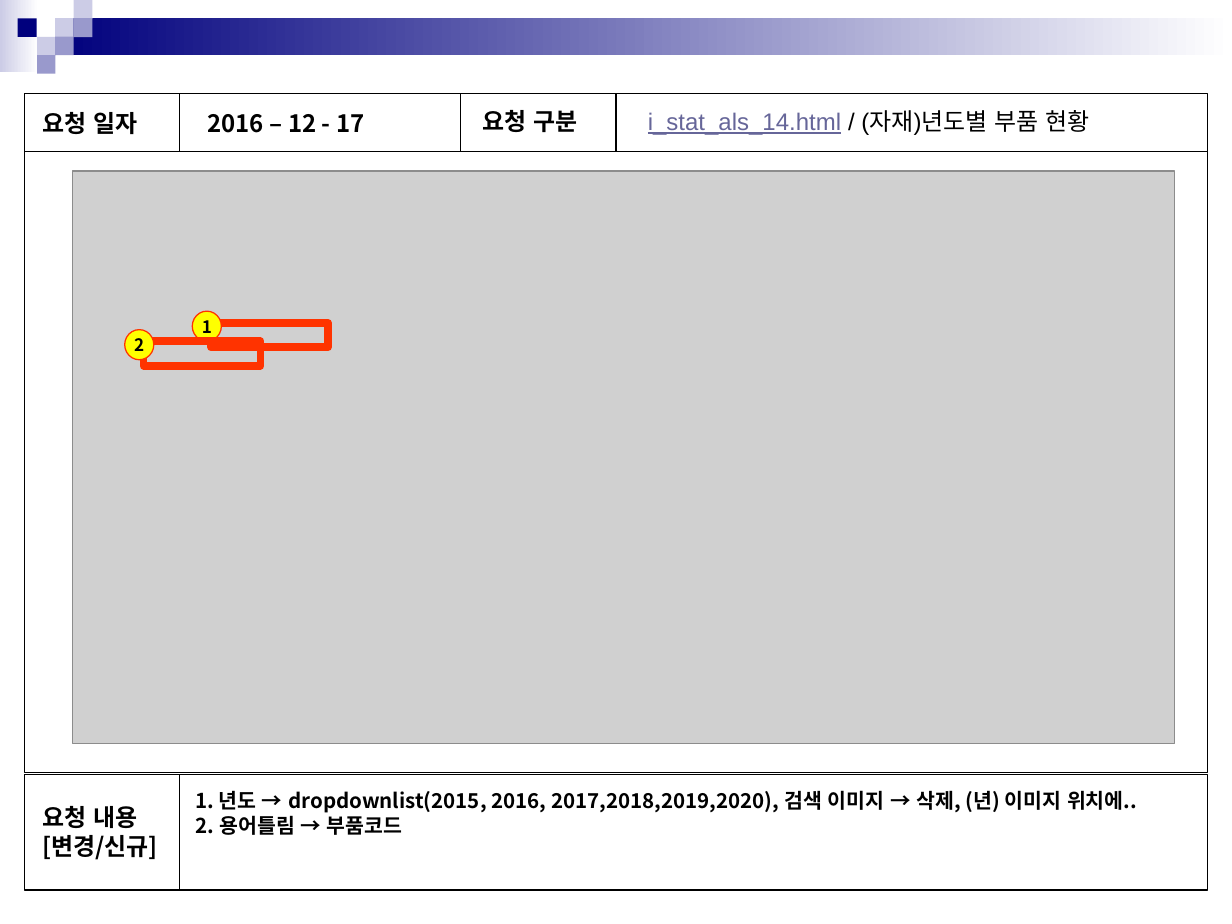
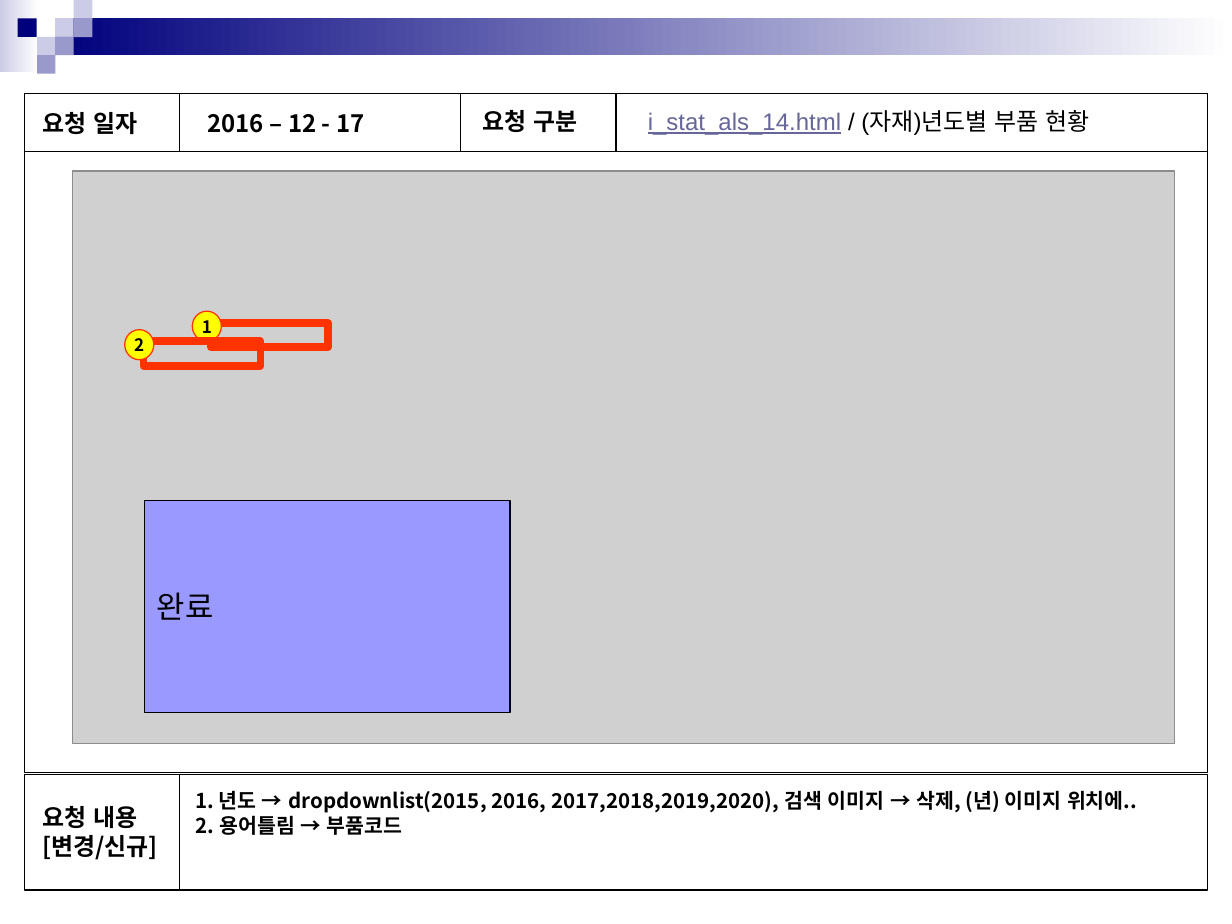
Before and after one commit to in-yong/sinsin_project, a slide deck: slide 21 of 공유문서/수정요청/화면점검_20161217(통계분석).pptx. Drawn at 1232x924 pixels with LibreOffice and Linux fonts; fonts in the diff are those of the drawing; grey boxes stand for pictures. Boxes give left, top, right and bottom in pixels: in the first picture for what was removed or moved away, otherwise in the second. Text is boxed around its words. In the diff, an @@ line names an element or a change of style, - is before the commit and + after.

Commit message:
[성룡]ppt  완료표시

```diff
--- a/공유문서/수정요청/화면점검_20161217(통계분석).pptx
+++ b/공유문서/수정요청/화면점검_20161217(통계분석).pptx
@@ rectangle added at box(144, 500, 510, 712), fill #9999FF, outline #000000 0.75 pt, 18 pt, text #000000 @@
+완료
```
Also in this commit, not shown: 3 other slides changed.
